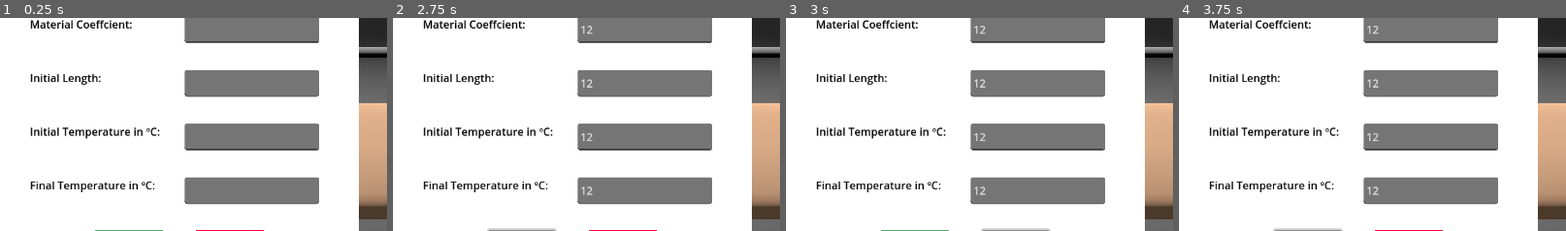
Above: before the commit, frames 1-4 (left to right).
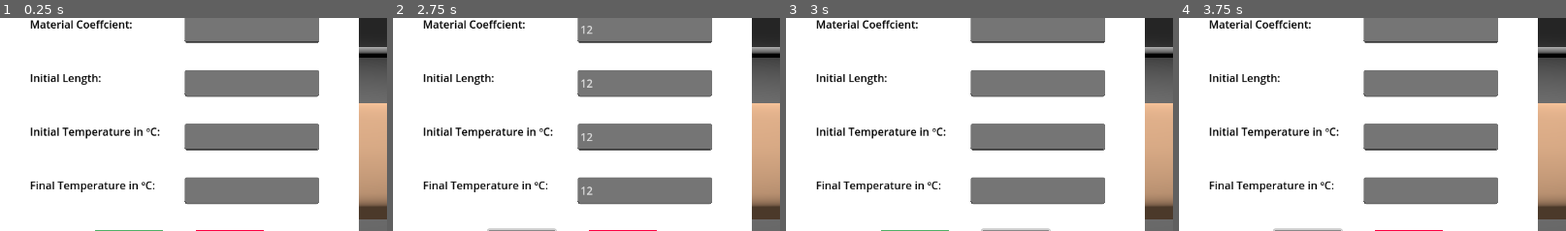
Above: after the commit, the same moments.

Repository: rohb22/thermal-expansion-simulator
Game: Godot game, scene res://node_3d.tscn
The game is run twice, just before and just after one commit, with the same random seed, the same clock (stepped at 60 frames per second) and the same inputs.
Inputs (mouse positions are % of the whole screen's width and height, from its top left):
- Up to frame 1 (0.25 s): no input
- Up to frame 2 (2.75 s): click (36, 50) at 0.52 s; type "12" at 0.6 s; click (36, 38) at 0.75 s; type "12" at 0.83 s; click (36, 25) at 0.98 s; type "12" at 1.07 s; click (36, 63) at 1.27 s; type "12" at 1.35 s; click "Simulate" at 2 s
- Up to frame 3 (3 s): click "Reset" at 2.75 s
- Up to frame 4 (3.75 s): click "Simulate" at 3.5 s
The pictures show only the part of the screen within x 3-53%, y 22-72%; the shares and areas given below are measured in that part.

Frames 1-2 are identical in both runs. In frame 3, 0.2% of the frame differs, in the area x 48-52%, y 3-84%; in frame 4, 0.2%.
Error before the commit: Invalid access to property or key 'pressed' on a base object of type 'null instance'. (res://node_3d.gd:12)

Commit message:
- Fixed wrong path of components added "/Panel" - Created resetSimulation function for reset button

Diff:
--- a/godot/node_3d.gd
+++ b/godot/node_3d.gd
@@ -9,20 +9,29 @@
 @onready var cylinder = $cylinder
 
 func _ready() -> void:
-	$CanvasLayer/simulate.pressed.connect(startSimulation)
+	$CanvasLayer/Panel/simulate.pressed.connect(startSimulation)
+	$CanvasLayer/Panel/reset.pressed.connect(resetSimulation)
+
+func resetSimulation() -> void:
+	$CanvasLayer/Panel/coefficient.text = ""
+	$CanvasLayer/Panel/initial_temp.text = ""
+	$CanvasLayer/Panel/final_temp.text = ""
+	$CanvasLayer/Panel/initial_length.text = ""
+	$CanvasLayer/Panel/output.text = "Final Length: "
+	cylinder.scale = cylinder_ORIG
 
 func startSimulation() -> void:
 
-	coefficient = $CanvasLayer/coefficient.text.to_float()
-	var initial_temp = $CanvasLayer/initial_temp.text.to_float()
-	var final_temp = $CanvasLayer/final_temp.text.to_float()
+	coefficient = $CanvasLayer/Panel/coefficient.text.to_float()
+	var initial_temp = $CanvasLayer/Panel/initial_temp.text.to_float()
+	var final_temp = $CanvasLayer/Panel/final_temp.text.to_float()
 	temperature = final_temp - initial_temp
-	length = $CanvasLayer/initial_length.text.to_float()
+	length = $CanvasLayer/Panel/initial_length.text.to_float()
 
 	var expansion = coefficient * temperature * length
 	result_length = length + expansion
 
-	$CanvasLayer/output.text = "Final Length: %.2f" % result_length
+	$CanvasLayer/Panel/output.text += str(result_length)
 	cylinder.scale = cylinder_ORIG
 	animate(expansion)
 
